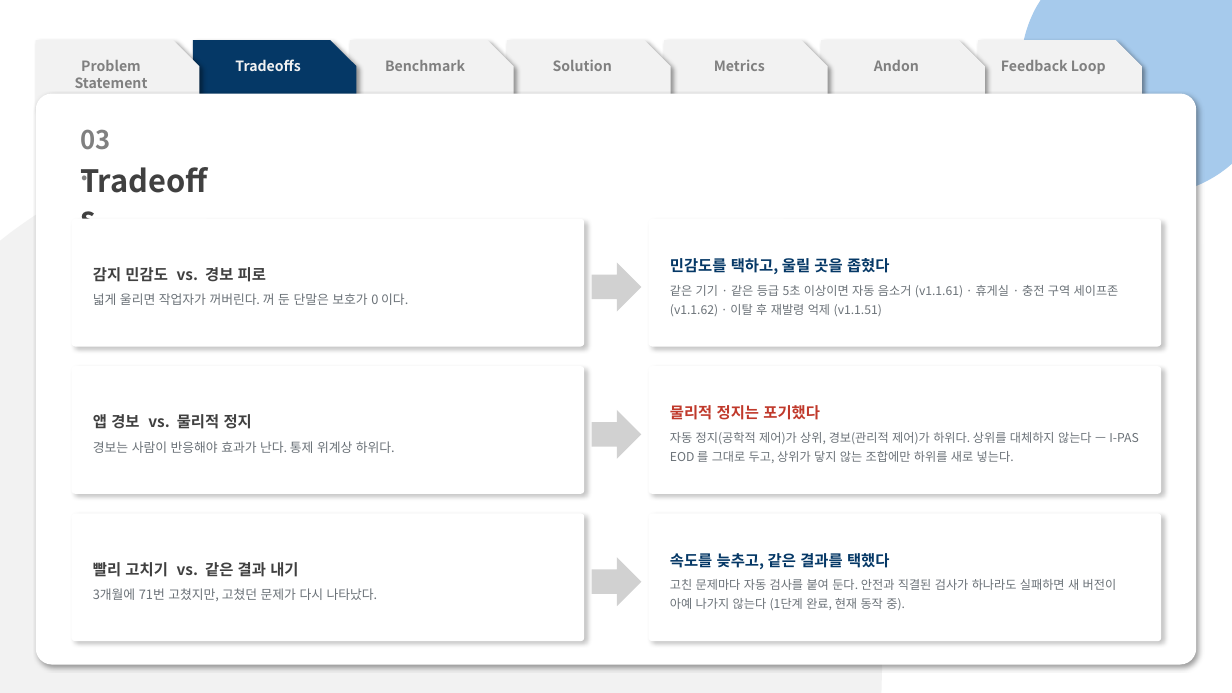
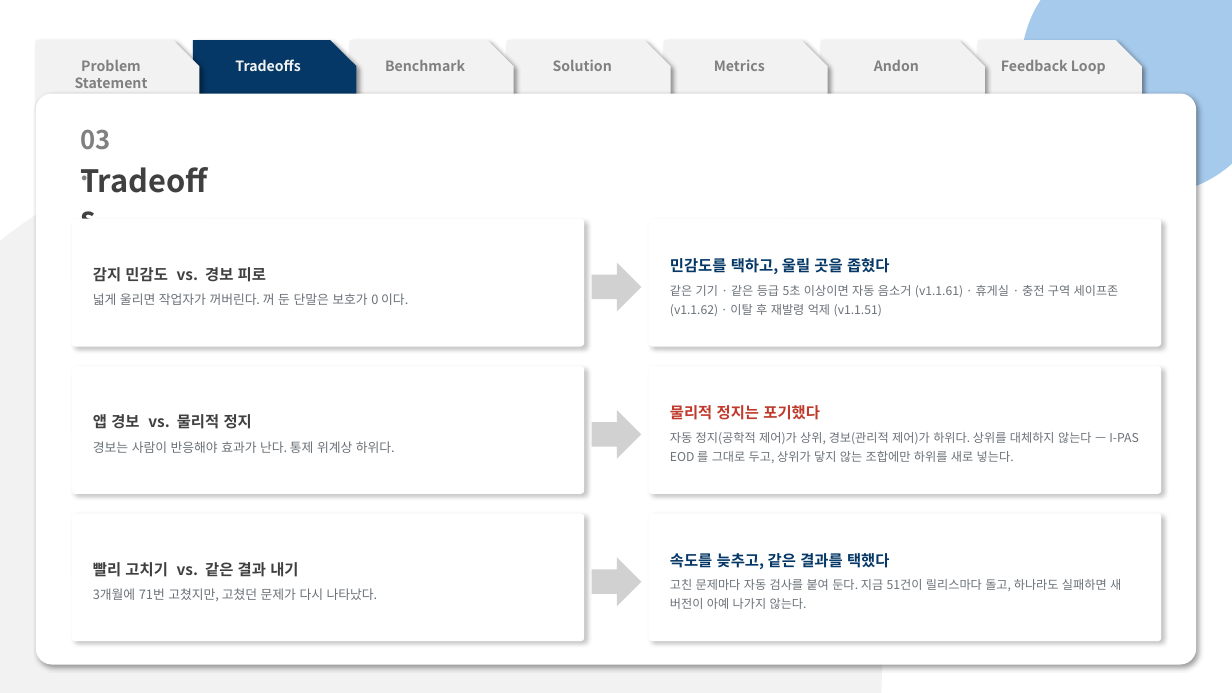
Before and after one commit to pslymzero-cyber/SafeAlert, a slide deck: slide 7 of docs/presentation/contest/SafeAlert_CouSolve_Contest.pptx. Drawn at 1232x693 pixels with LibreOffice and Linux fonts; fonts in the diff are those of the drawing. Boxes give left, top, right and bottom in pixels: in the first picture for what was removed or moved away, otherwise in the second. Text is boxed around its words. In the diff, an @@ line names an element or a change of style, - is before the commit and + after.

```diff
--- a/docs/presentation/contest/SafeAlert_CouSolve_Contest.pptx
+++ b/docs/presentation/contest/SafeAlert_CouSolve_Contest.pptx
@@ text in rounded rectangle at bbox=[670, 579, 1121, 609]: text changed @@
-고친 문제마다 자동 검사를 붙여 둔다. 안전과 직결된 검사가 하나라도 실패하면 새 버전이 아예 나가지 않는다 (1단계 완료, 현재 동작 중).
+고친 문제마다 자동 검사를 붙여 둔다. 지금 51건이 릴리스마다 돌고, 하나라도 실패하면 새 버전이 아예 나가지 않는다.
```
Also in this commit, not shown: 3 other slides changed, 2 other files.
